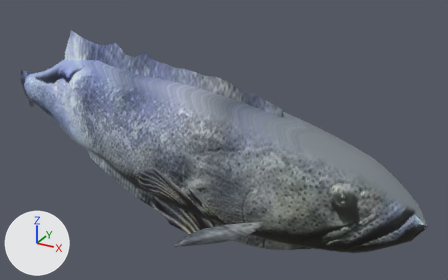
Before and after pictures for a commit that changed the glTF model public/aqua/models/fish/juv_goliath_grouper.glb.
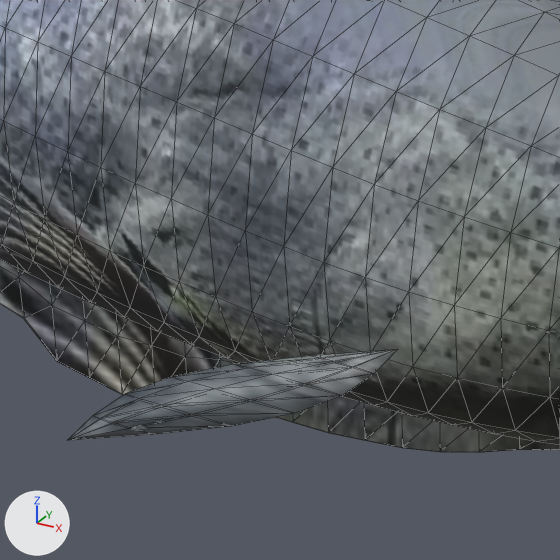
Each version is shown whole from a 50 mm camera at (6905.981, -2.09, 35.348) aimed at (6904.79, 0.074, 34.266), then close up on the part from 35% to 69% of the width and 44% to 100% of the height. Every picture has the same lights, and +X, +Y and +Z are marked at lower left. The older version's two pictures come first. The close-ups show mesh edges as thin lines. Vertices at exactly the same position are counted once.

The first close-up shows 'juv_goliath_grouper'.
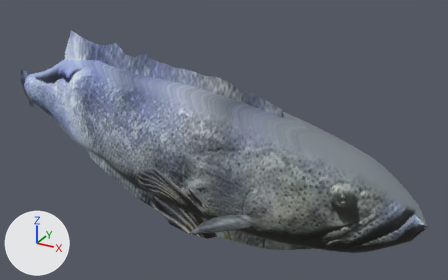
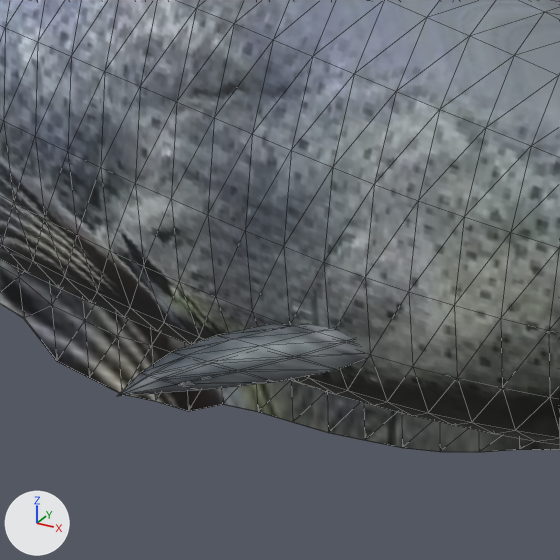
Changed parts and their boxes (x1, y1, x2, y2) in the close-ups (560 x 560 px; the box of a moved part takes in the faces that stretch with it):
part 1 of me_juv_goliath_grouper, moved or reshaped
    before: (68, 350, 397, 440)
    after: (117, 324, 368, 396)

Edits to the bpy script that builds the scene:
```text
Change me_juv_goliath_grouper:
    used by ob_juv_goliath_grouper; location = (0.0, 0.0, 0.0)
    remove me_juv_goliath_grouper.from_pydata(...)  # 1028 vertices, 1922 faces; spans x 6903.69..6905.69, y -0.42..0.42, z 33.79..34.68
    add me_juv_goliath_grouper.from_pydata(...)  # 1028 vertices, 1922 faces; spans x 6903.69..6905.69, y -0.32..0.32, z 33.79..34.68
    me_juv_goliath_grouper part 1: the loose piece of 42 vertices spanning x 6904.84..6905.13, y -0.42..-0.22, z 34.02..34.11 is moved by (0.0, 0.1, 0.0)
    other edits to the shape of me_juv_goliath_grouper do not show in these pictures
```
